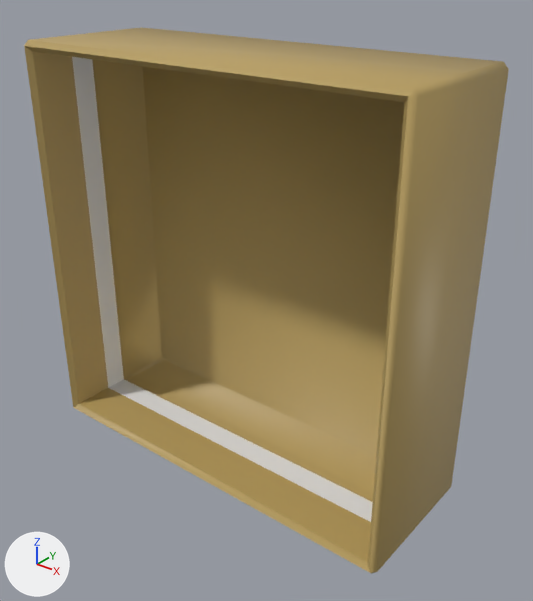
Renders of the Blender file packages/frontend/assets/room/objects/picture-frame/picture-frame.blend from each side of a commit.
The view is the same before and after, from a 50 mm lens placed at (0.0435, -0.0582, 0.0294), pointed at (0.0025, -0.007, -0.0024). The lights are fixed; the arrows at lower left show +X, +Y and +Z. The first picture is the older version.

Names of what the first picture shows: '__X_FRAME__Frame', '__X_MAT__Mat'.
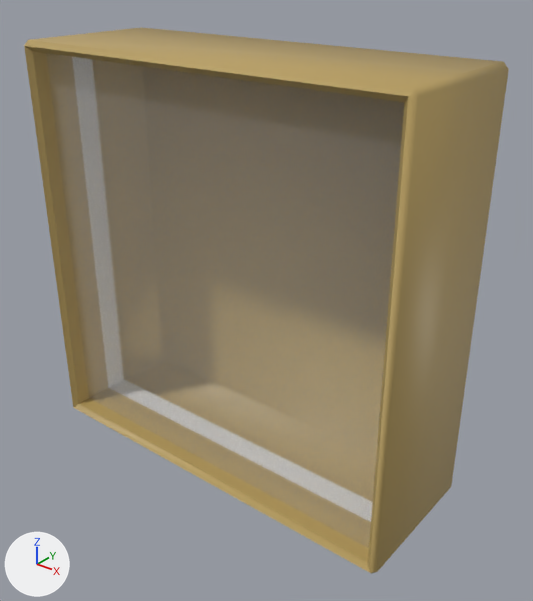
Pixel boxes (x1, y1, x2, y2) of what changed, in the pictures (533 x 601 px):
'__X_COVER__Cover', shown: after (46, 53, 405, 548)

The edits, one by one:
Object '__X_COVER__Cover' (ob_x_cover__cover) is now shown.
